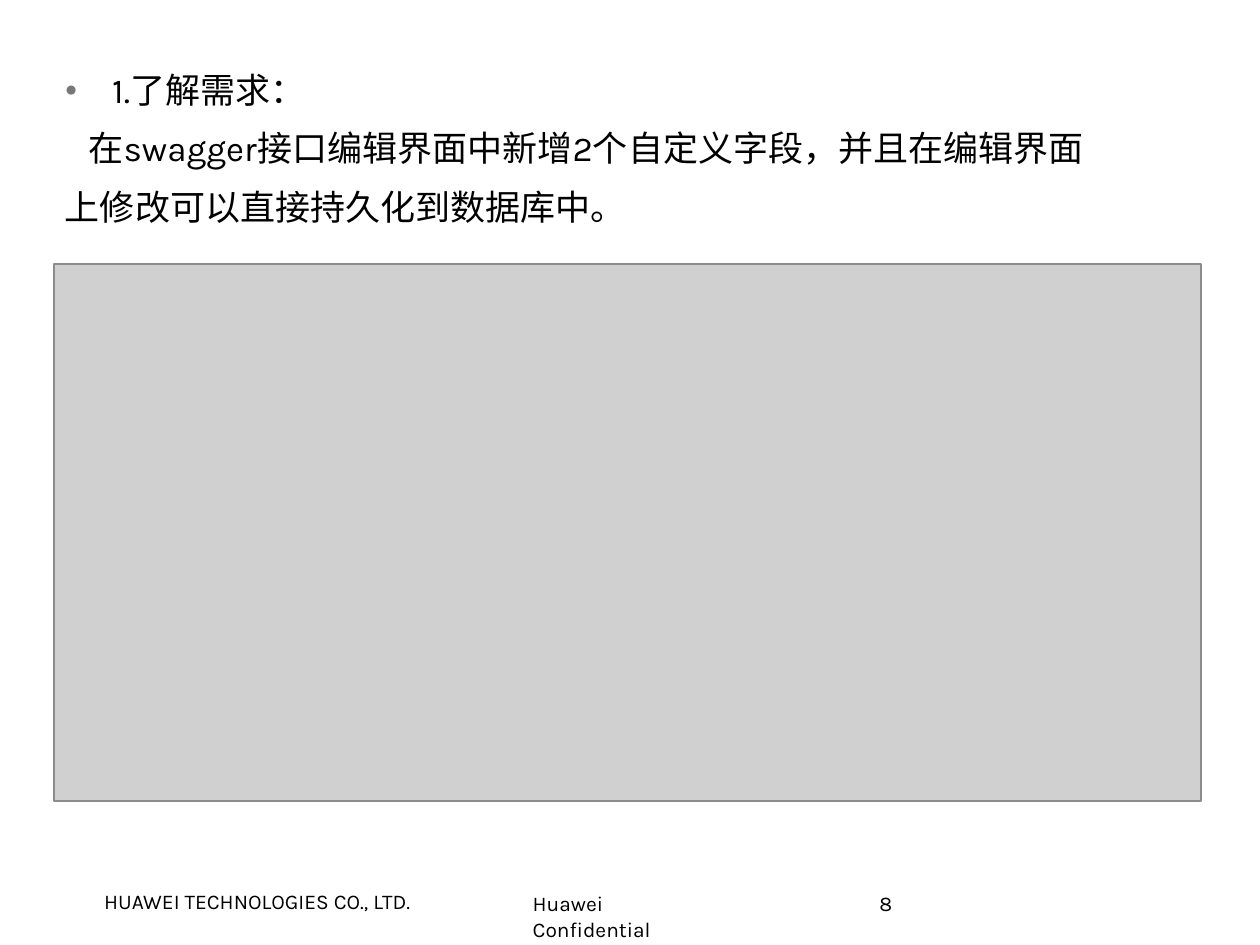
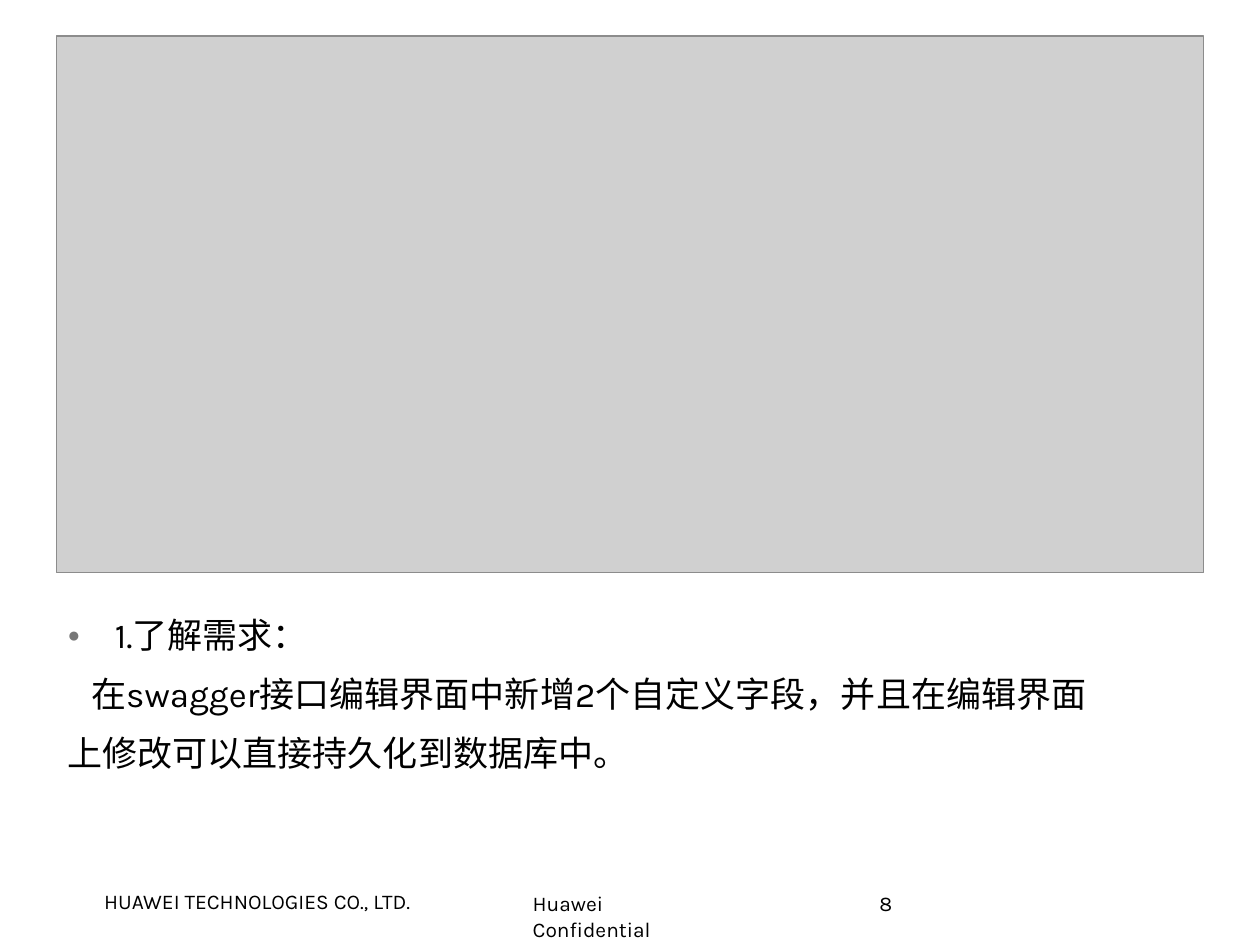
Before and after one commit to Zzy413341422/interview-review, a slide deck: slide 8 of 实习生答辩-曾子洋.pptx. Drawn at 1260x945 pixels with LibreOffice and Linux fonts; fonts in the diff are those of the drawing; grey boxes stand for pictures; background and template pictures are left out. Boxes give left, top, right and bottom in pixels: in the first picture for what was removed or moved away, otherwise in the second. Text is boxed around its words. In the diff, an @@ line names an element or a change of style, - is before the commit and + after.

```diff
--- a/实习生答辩-曾子洋.pptx
+++ b/实习生答辩-曾子洋.pptx
@@ picture: place and size @@
-picture at (54, 265, 1201, 801)
+picture at (57, 37, 1203, 573)
@@ text "1.了解需求：": place and size @@
-text "1.了解需求：" at (65, 73, 1083, 223)
+text "1.了解需求：" at (68, 618, 1086, 769)
```
Also in this commit, not shown: 2 other slides changed, 1 slide removed, 1 other file.
